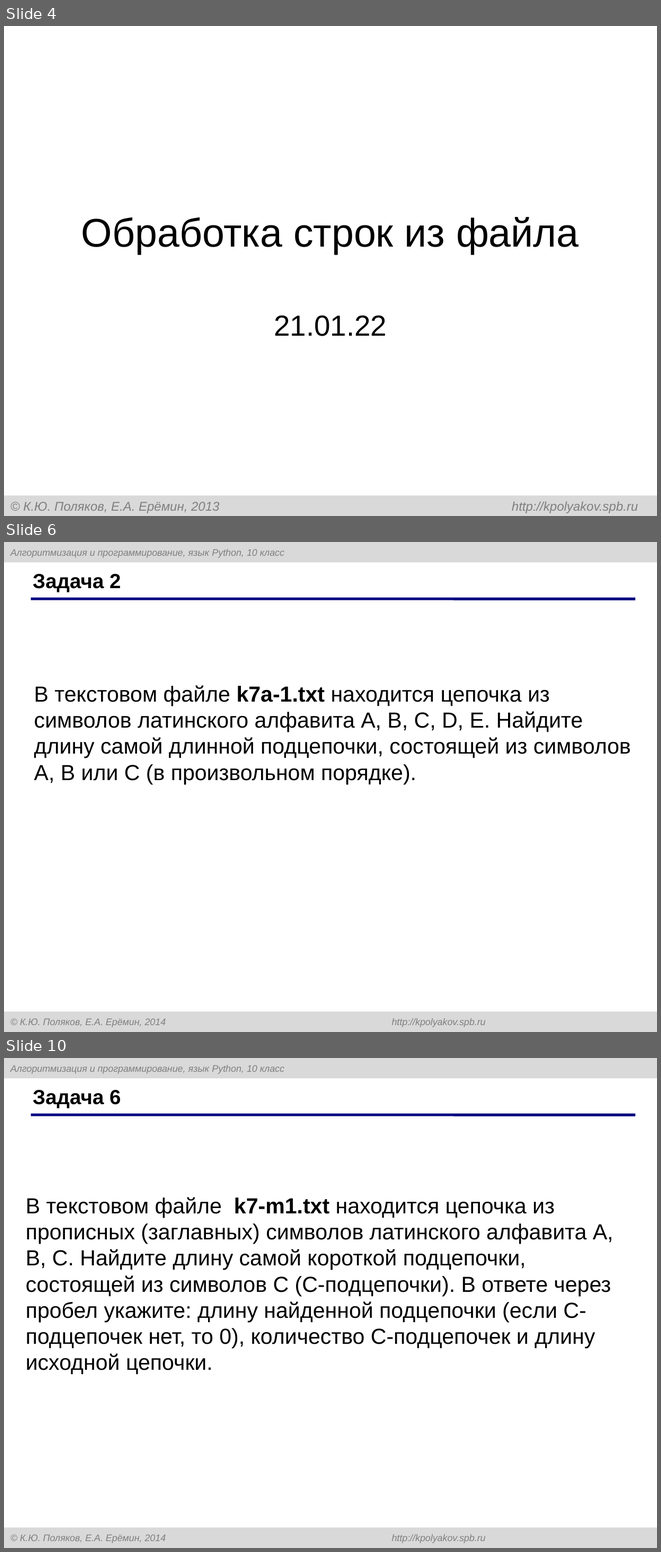
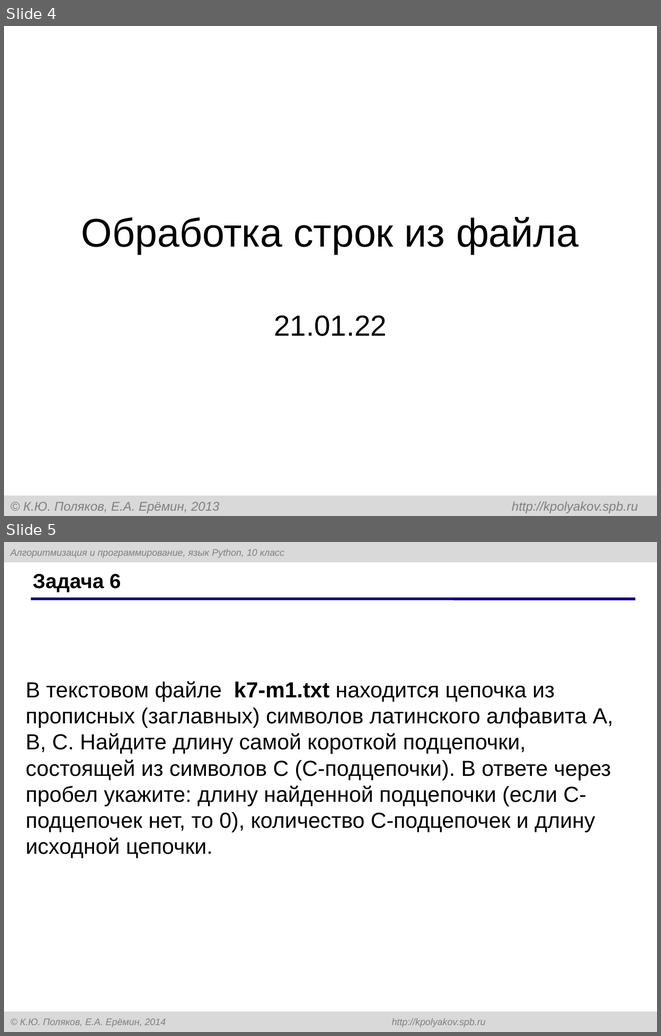
Before and after one commit to myrzh/ict-homework, a slide deck: grade10/quarter3/temp_pptx.pptx. Shown one above the other, each under a label of ours: slides 4, 6 and 10 before the commit, slides 4 and 5 after it; the slides between them are not shown. The pictures are 661x1552 and 661x1036 pixels, drawn with LibreOffice and Linux fonts; fonts in the diff are those of the drawing. Boxes give left, top, right and bottom in pixels: in the first picture for what was removed or moved away, otherwise in the second. Text is boxed around its words. In the diff, an @@ line names an element or a change of style, - is before the commit and + after.

```diff
--- a/grade10/quarter3/temp_pptx.pptx
+++ b/grade10/quarter3/temp_pptx.pptx
@@ slide 6 removed at (4, 542, 657, 1032), background #FFFFFF; not listed: 3 template elements that a slide beside it also shows @@
@@ title removed at (33, 574, 121, 592) @@
-Задача 2
@@ text removed at (34, 685, 631, 784) @@
-В текстовом файле k7a-1.txt находится цепочка из символов латинского алфавита A, B, C, D, E. Найдите длину самой длинной подцепочки, состоящей из символов A, B или C (в произвольном порядке).
@@ what was slide 10 is now slide 5 @@
```
Also in this commit, not shown: 4 other slides removed, 5 other files.
